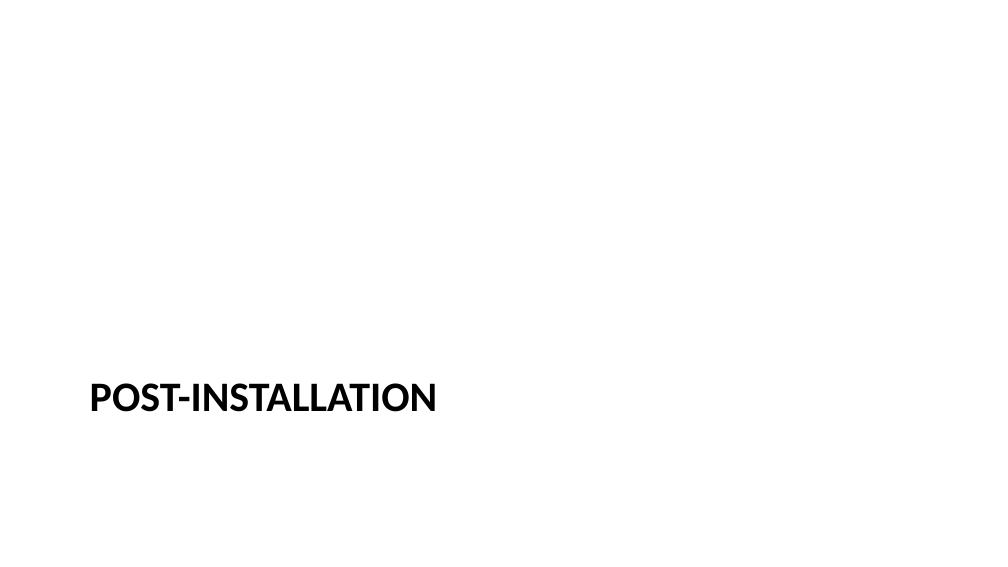
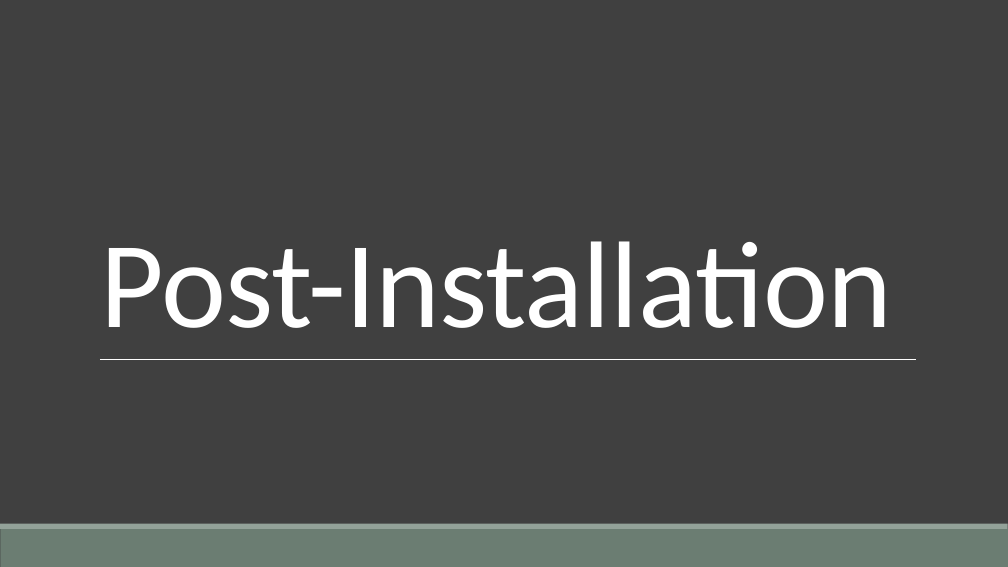
Before and after one commit to dhelgerson/oss-club, a slide deck: slide 17 of archinstall.pptx. Drawn at 1008x567 pixels with LibreOffice and Linux fonts; fonts in the diff are those of the drawing. Boxes give left, top, right and bottom in pixels: in the first picture for what was removed or moved away, otherwise in the second. Text is boxed around its words. In the diff, an @@ line names an element or a change of style, - is before the commit and + after.

```diff
--- a/archinstall.pptx
+++ b/archinstall.pptx
@@ background #FFFFFF to #404040 @@
@@ title "Post-Installation" at bbox=[101, 241, 892, 328]: vertical alignment top to bottom @@
@@ title at bbox=[101, 241, 892, 328]: text changed; size 30 to 88 pt; text colour #000000 to #FFFFFF; bold off @@
-POST-INSTALLATION
+Post-Installation
@@ line added from (100, 359) to (916, 359), #FFFFFF 0.5 pt @@
@@ rectangle added at bbox=[0, 529, 1008, 567], fill #6B7D72 @@
@@ rectangle added at bbox=[0, 524, 1008, 529], fill #93A299 @@
```
Also in this commit, not shown: 23 other slides changed.
